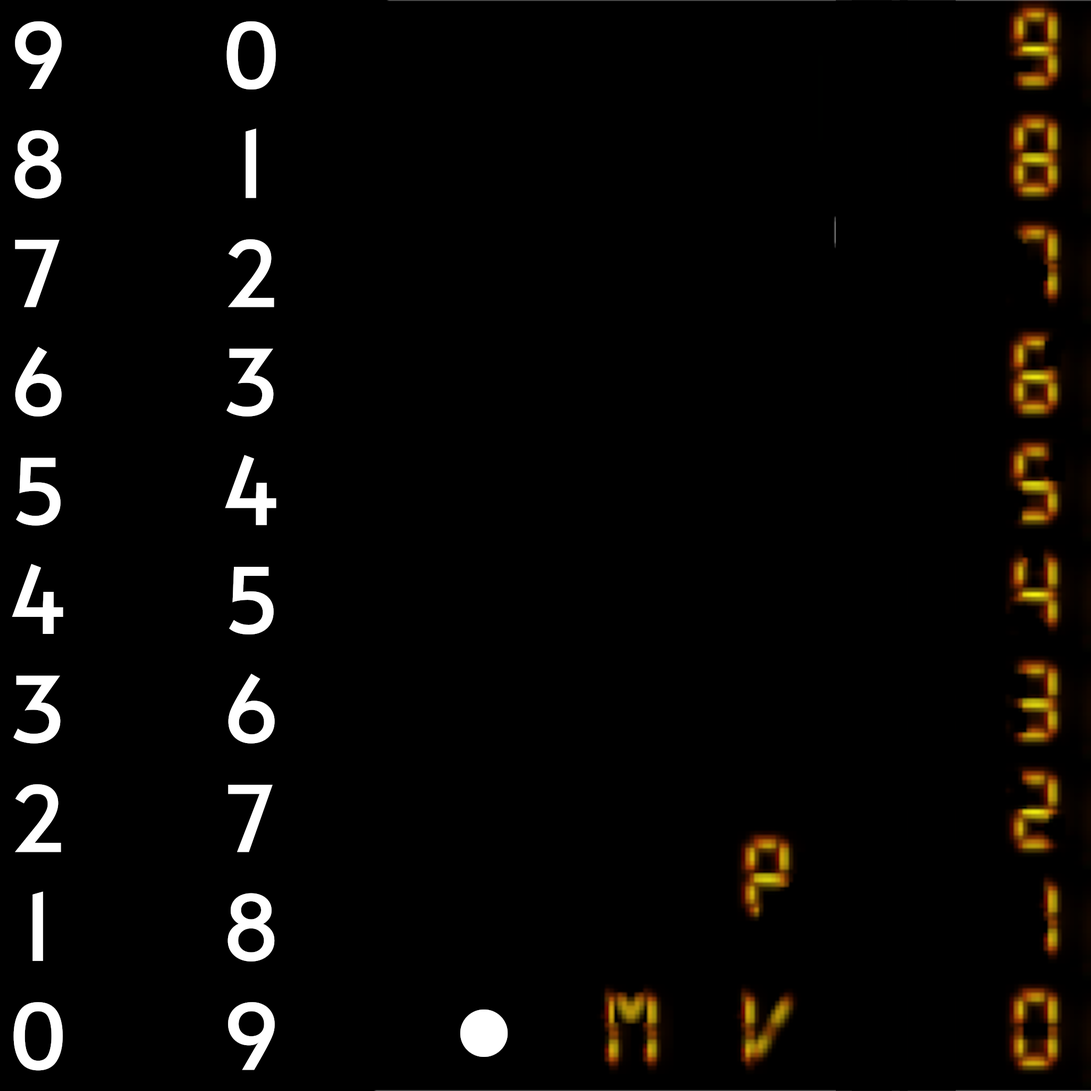
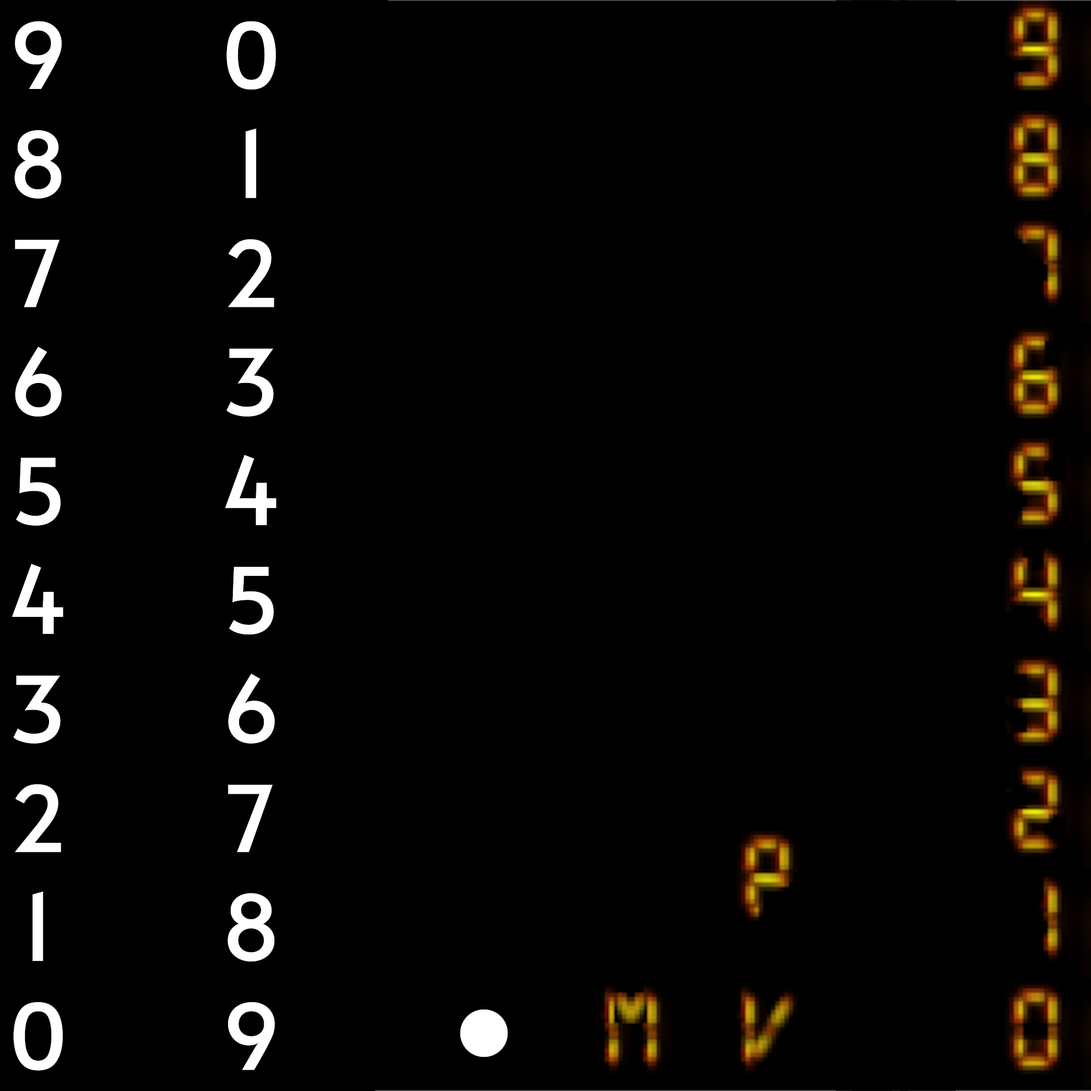
Two versions of the same layered image (w=1091, h=1091). Layer-by-layer changes:
painted on "digits.png" over (834, 215, 837, 249)
